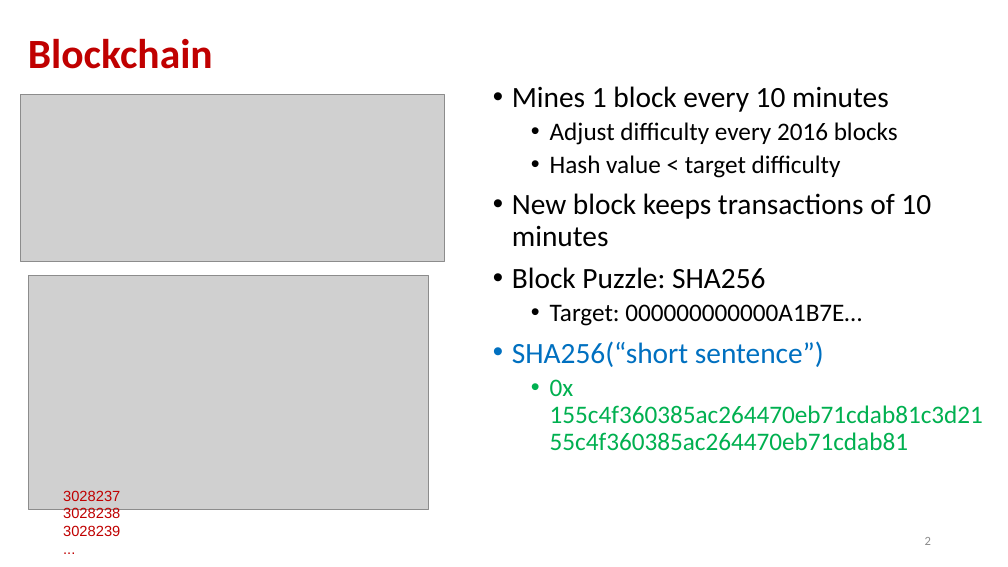
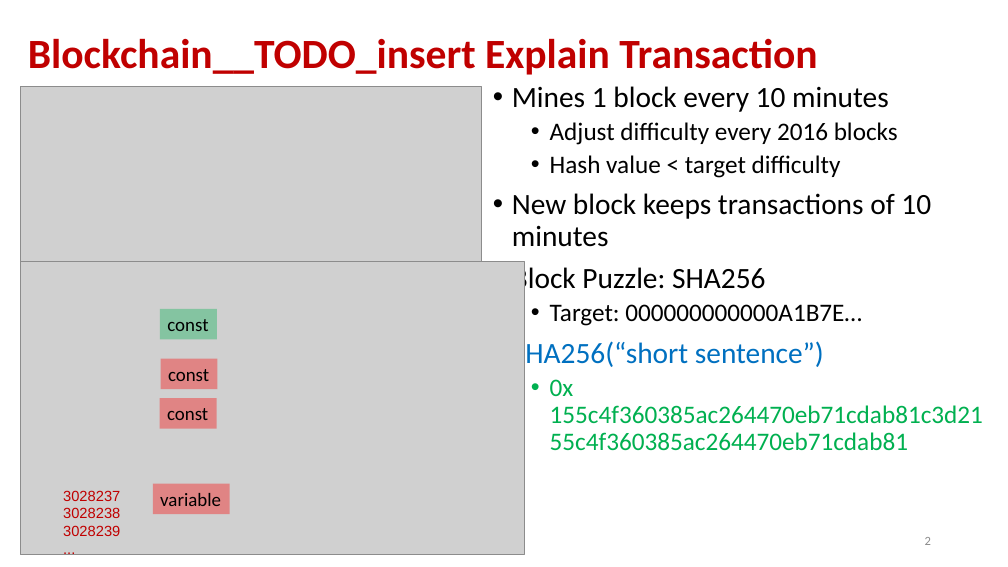
Before and after one commit to andyplusplus/blockchain, a slide deck: slide 2 of how_bitcoin_works/How_02_Mining_blocks_blockchain.pptx. Drawn at 1008x567 pixels with LibreOffice and Linux fonts; fonts in the diff are those of the drawing; grey boxes stand for pictures. Boxes give left, top, right and bottom in pixels: in the first picture for what was removed or moved away, otherwise in the second. Text is boxed around its words. In the diff, an @@ line names an element or a change of style, - is before the commit and + after.

```diff
--- a/how_bitcoin_works/How_02_Mining_blocks_blockchain.pptx
+++ b/how_bitcoin_works/How_02_Mining_blocks_blockchain.pptx
@@ title at (28,38,818,75): text changed @@
-Blockchain
+Blockchain__TODO_insert Explain Transaction
@@ picture: place and size @@
-picture at (20,95,445,262)
+picture at (20,87,481,293)
@@ picture: place and size @@
-picture at (29,275,430,509)
+picture at (20,261,524,554)
@@ rectangle added at (160,309,217,340), fill #00B050 at 36% opacity, 18 pt, text #000000 @@
+const
@@ rectangle added at (160,358,217,389), fill #FF0000 at 36% opacity, 18 pt, text #000000 @@
+const
@@ rectangle added at (160,399,216,429), fill #FF0000 at 36% opacity, 18 pt, text #000000 @@
+const
@@ rectangle added at (153,484,230,514), fill #FF0000 at 36% opacity, 18 pt, text #000000 @@
+variable
```
Also in this commit, not shown: 3 other slides changed, 7 other files.
